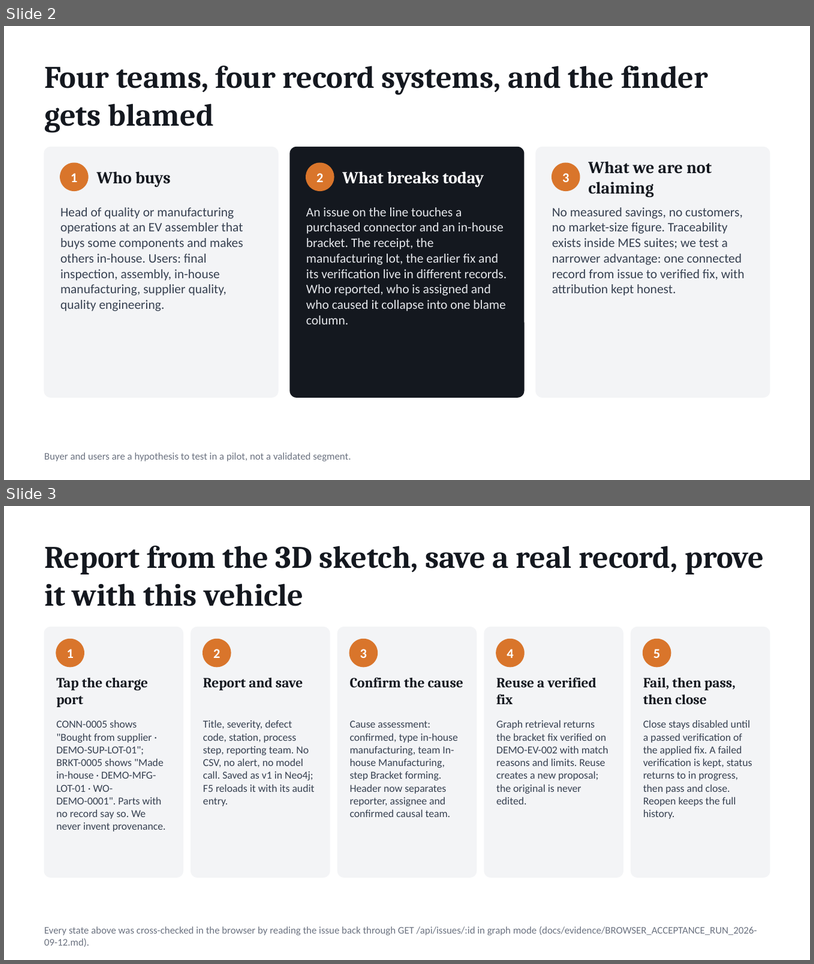
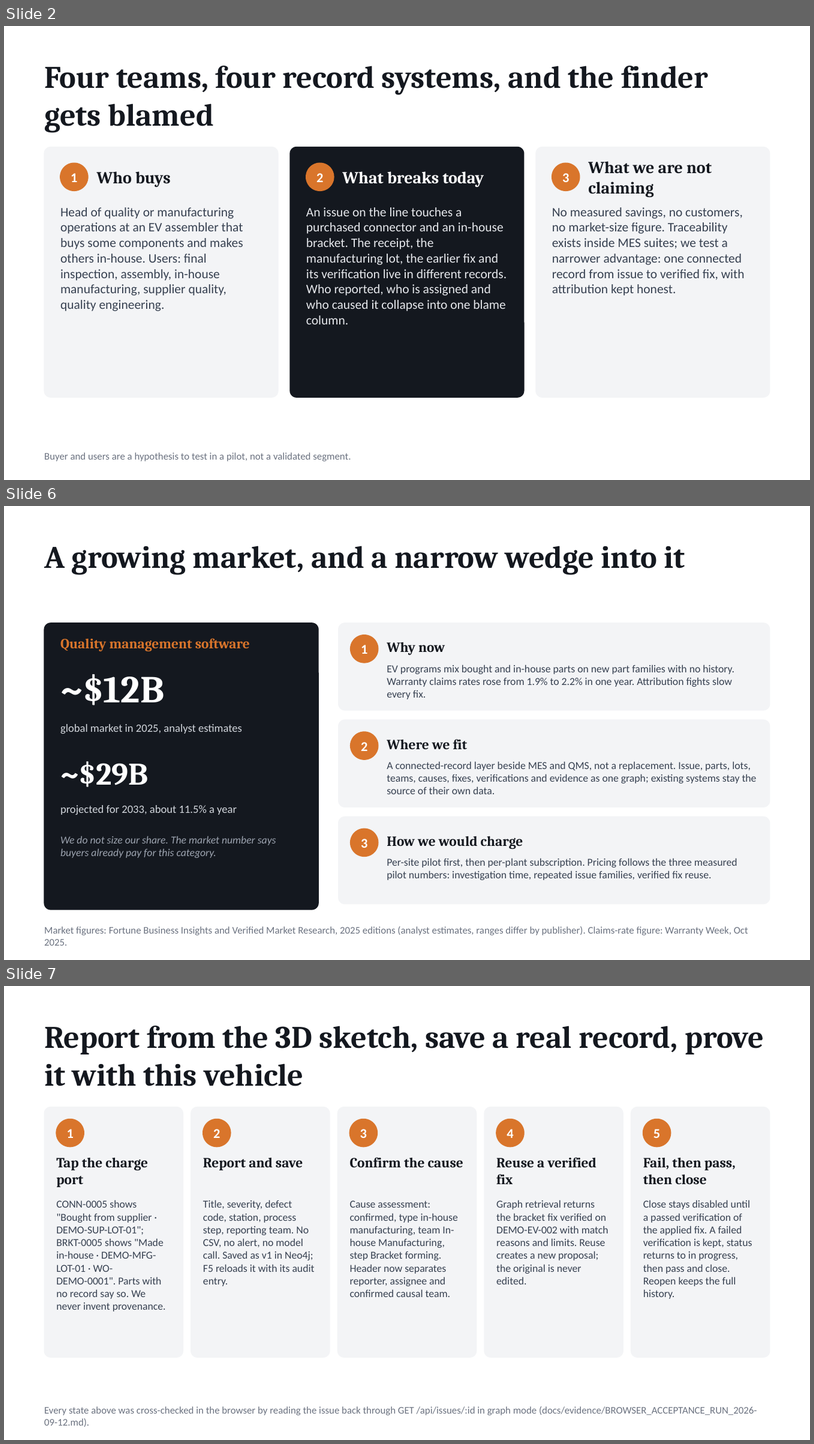
Before and after one commit to zubair480/belle-hackathon, a slide deck: docs/pitch/RecallRadius_Judge_Deck.pptx. Shown one above the other, each under a label of ours: slides 2 and 3 before the commit, slides 2, 6 and 7 after it; the slides between them are not shown. The pictures are 814x964 and 814x1444 pixels, drawn with LibreOffice and Linux fonts; fonts in the diff are those of the drawing. Boxes give left, top, right and bottom in pixels: in the first picture for what was removed or moved away, otherwise in the second. Text is boxed around its words. In the diff, an @@ line names an element or a change of style, - is before the commit and + after.

```diff
--- a/docs/pitch/RecallRadius_Judge_Deck.pptx
+++ b/docs/pitch/RecallRadius_Judge_Deck.pptx
@@ slide 6 added at (x1=4, y1=506, x2=810, y2=960), background #FFFFFF @@
@@ text added at (x1=44, y1=546, x2=686, y2=574), 28 pt, text #14181F, bold @@
+A growing market, and a narrow wedge into it
@@ rounded rectangle added at (x1=44, y1=623, x2=318, y2=909), fill #14181F, outline #14181F 0.75 pt @@
@@ rounded rectangle added at (x1=339, y1=623, x2=770, y2=710), fill #F3F4F6, outline #F3F4F6 0.75 pt @@
@@ text added at (x1=60, y1=638, x2=250, y2=651), 12.5 pt, text #D9752B, bold @@
+Quality management software
@@ ellipse added at (x1=351, y1=635, x2=378, y2=663), fill #D9752B, outline #D9752B 1 pt @@
@@ text added at (x1=361, y1=645, x2=368, y2=654), 12 pt, text #FFFFFF, bold @@
+1
@@ text added at (x1=387, y1=642, x2=445, y2=655), 12.5 pt, text #14181F, bold @@
+Why now
@@ text added at (x1=387, y1=664, x2=735, y2=699), 9.5 pt, text #374151 @@
+EV programs mix bought and in-house parts on new part families with no history. Warranty claims rates rose from 1.9% to 2.2% in one year. Attribution fights slow every fix.
@@ text added at (x1=60, y1=674, x2=164, y2=705), 34 pt, text #FFFFFF, bold @@
+~$12B
@@ rounded rectangle added at (x1=339, y1=720, x2=770, y2=807), fill #F3F4F6, outline #F3F4F6 0.75 pt @@
@@ text added at (x1=60, y1=724, x2=242, y2=733), 10 pt, text #D1D5DB @@
+global market in 2025, analyst estimates
@@ ellipse added at (x1=351, y1=732, x2=378, y2=759), fill #D9752B, outline #D9752B 1 pt @@
@@ text added at (x1=387, y1=739, x2=467, y2=749), 12.5 pt, text #14181F, bold @@
+Where we fit
@@ text added at (x1=361, y1=742, x2=368, y2=751), 12 pt, text #FFFFFF, bold @@
+2
@@ text added at (x1=60, y1=761, x2=149, y2=787), 28 pt, text #FFFFFF, bold @@
+~$29B
@@ text added at (x1=387, y1=761, x2=757, y2=794), 9.5 pt, text #374151 @@
+A connected-record layer beside MES and QMS, not a replacement. Issue, parts, lots, teams, causes, fixes, verifications and evidence as one graph; existing systems stay the source of their own data.
@@ text added at (x1=60, y1=805, x2=237, y2=814), 10 pt, text #D1D5DB @@
+projected for 2033, about 11.5% a year
@@ rounded rectangle added at (x1=339, y1=816, x2=770, y2=904), fill #F3F4F6, outline #F3F4F6 0.75 pt @@
@@ ellipse added at (x1=351, y1=829, x2=378, y2=856), fill #D9752B, outline #D9752B 1 pt @@
@@ text added at (x1=60, y1=835, x2=276, y2=858), 9.5 pt, text #9CA3AF, italic @@
+We do not size our share. The market number says buyers already pay for this category.
@@ text added at (x1=361, y1=838, x2=368, y2=847), 12 pt, text #FFFFFF, bold @@
+3
@@ text added at (x1=387, y1=835, x2=524, y2=849), 12.5 pt, text #14181F, bold @@
+How we would charge
@@ text added at (x1=387, y1=858, x2=738, y2=880), 9.5 pt, text #374151 @@
+Per-site pilot first, then per-plant subscription. Pricing follows the three measured pilot numbers: investigation time, repeated issue families, verified fix reuse.
@@ text added at (x1=44, y1=926, x2=749, y2=945), 9 pt, text #6B7280 @@
+Market figures: Fortune Business Insights and Verified Market Research, 2025 editions (analyst estimates, ranges differ by publisher). Claims-rate figure: Warranty Week, Oct 2025.
@@ what was slide 3 is now slide 7 @@
```
Also in this commit, not shown: 3 other slides added, 10 other files.
